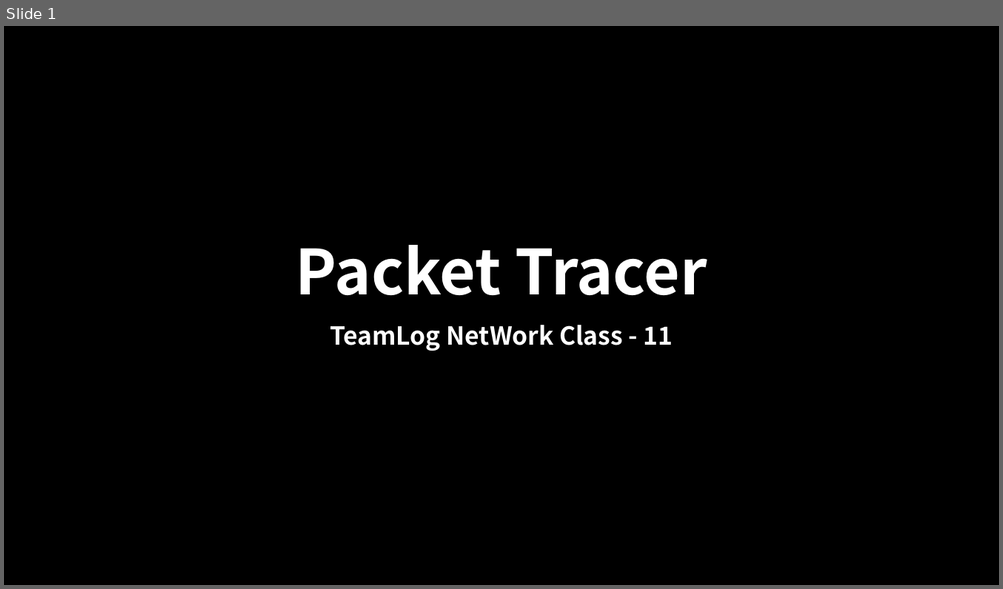
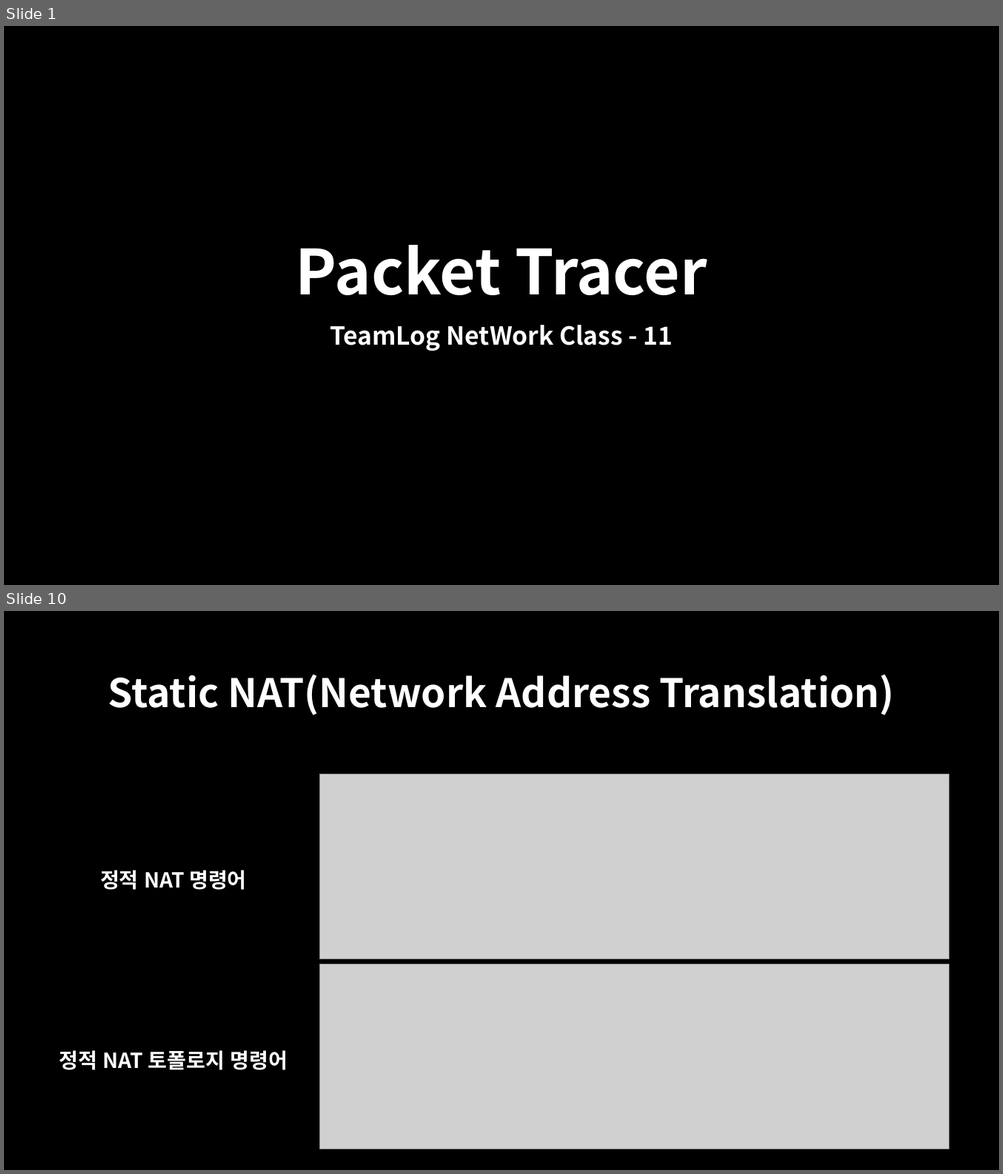
Before and after one commit to oceanwater1234/Network, a slide deck: 11. NAT/Packter Tracer - NAT.pptx. Shown one above the other, each under a label of ours: slide 1 before the commit, slides 1 and 10 after it; the slides between them are not shown. The pictures are 1003x589 and 1003x1174 pixels, drawn with LibreOffice and Linux fonts; fonts in the diff are those of the drawing; grey boxes stand for pictures. Boxes give left, top, right and bottom in pixels: in the first picture for what was removed or moved away, otherwise in the second. Text is boxed around its words. In the diff, an @@ line names an element or a change of style, - is before the commit and + after.

```diff
--- a/11. NAT/Packter Tracer - NAT.pptx
+++ b/11. NAT/Packter Tracer - NAT.pptx
@@ slide 10 added at (x1=4, y1=611, x2=999, y2=1170), background #000000 @@
@@ title added at (x1=108, y1=675, x2=894, y2=715), 38 pt, text #FFFFFF, bold @@
+Static NAT(Network Address Translation)
@@ picture added at (x1=319, y1=775, x2=949, y2=959) @@
@@ text added at (x1=100, y1=870, x2=246, y2=890), 20 pt, text #FFFFFF, bold @@
+정적 NAT 명령어
@@ picture added at (x1=319, y1=965, x2=949, y2=1149) @@
@@ text added at (x1=59, y1=1051, x2=287, y2=1071), 20 pt, text #FFFFFF, bold @@
+정적 NAT 토폴로지 명령어
```
Also in this commit, not shown: 14 other slides added, 1 slide removed, 16 other files.
